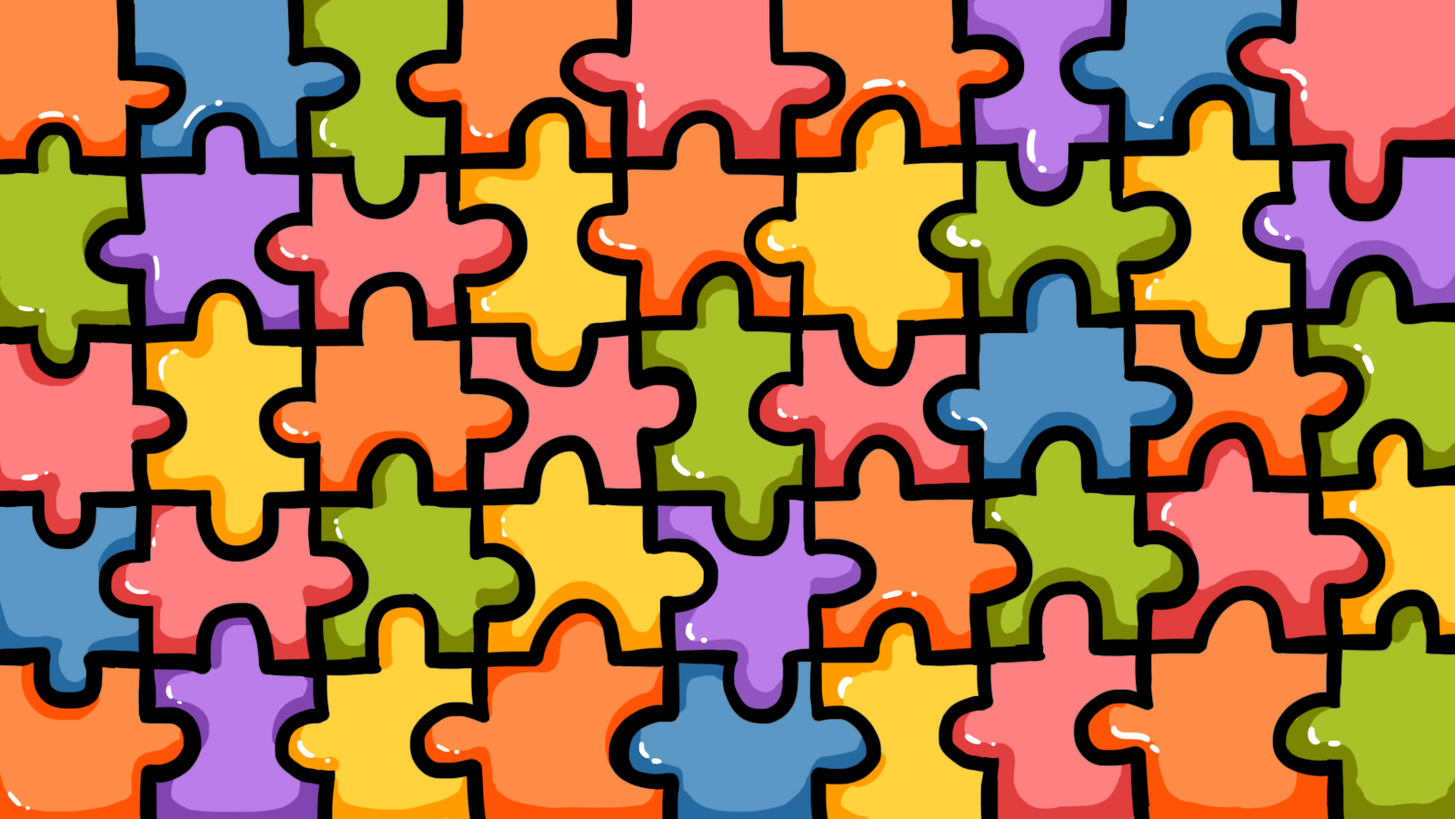
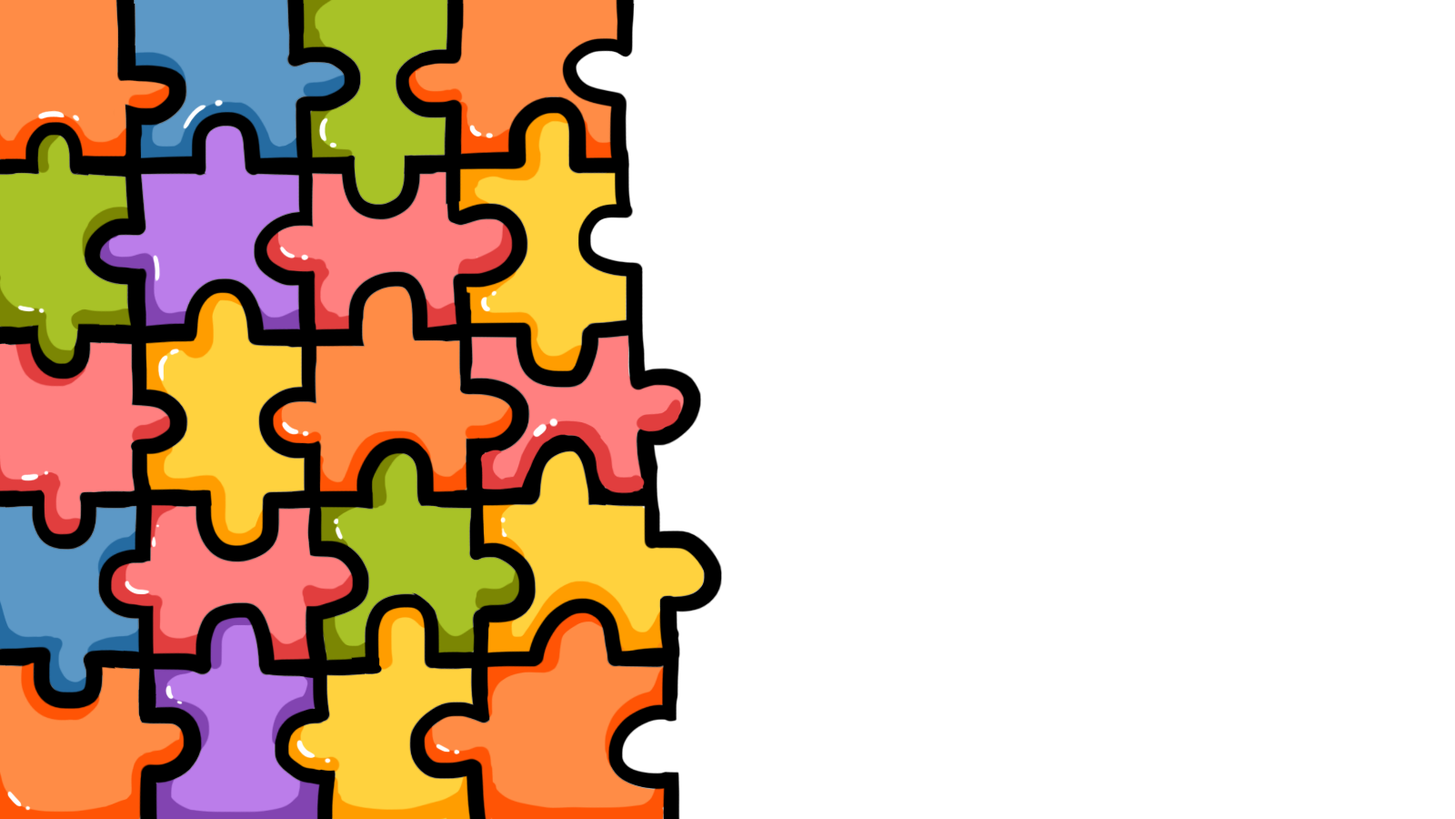
Revision of a layered 1455 × 819 image; what changed, layer by layer:
hid "Layer 2" over [558, 0, 1455, 819]
painted on "Layer 1" over [480, 398, 683, 505]
